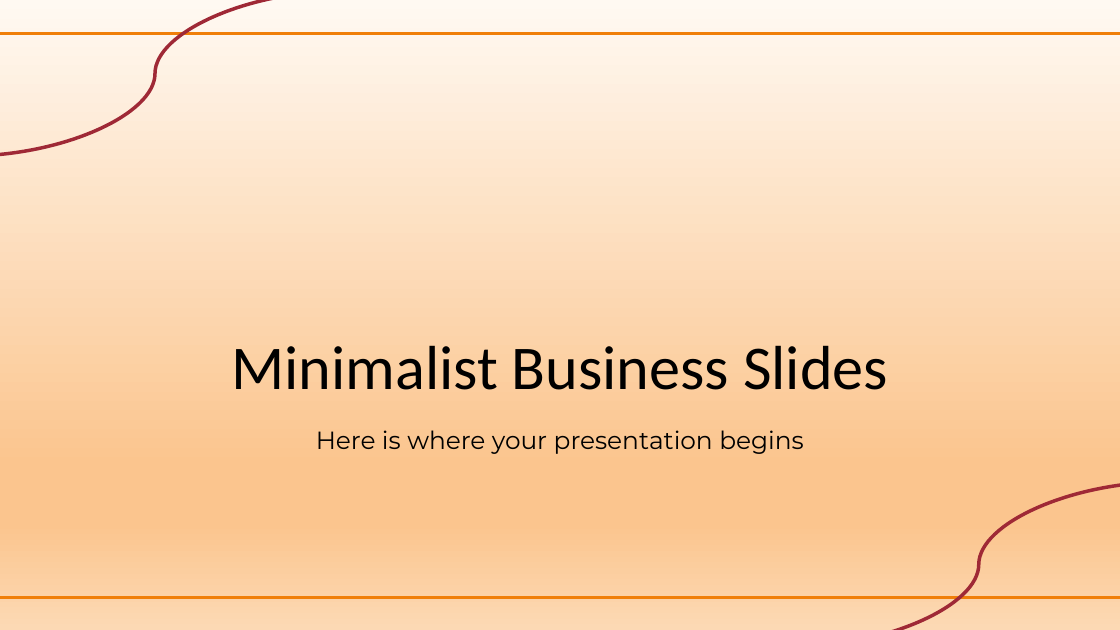
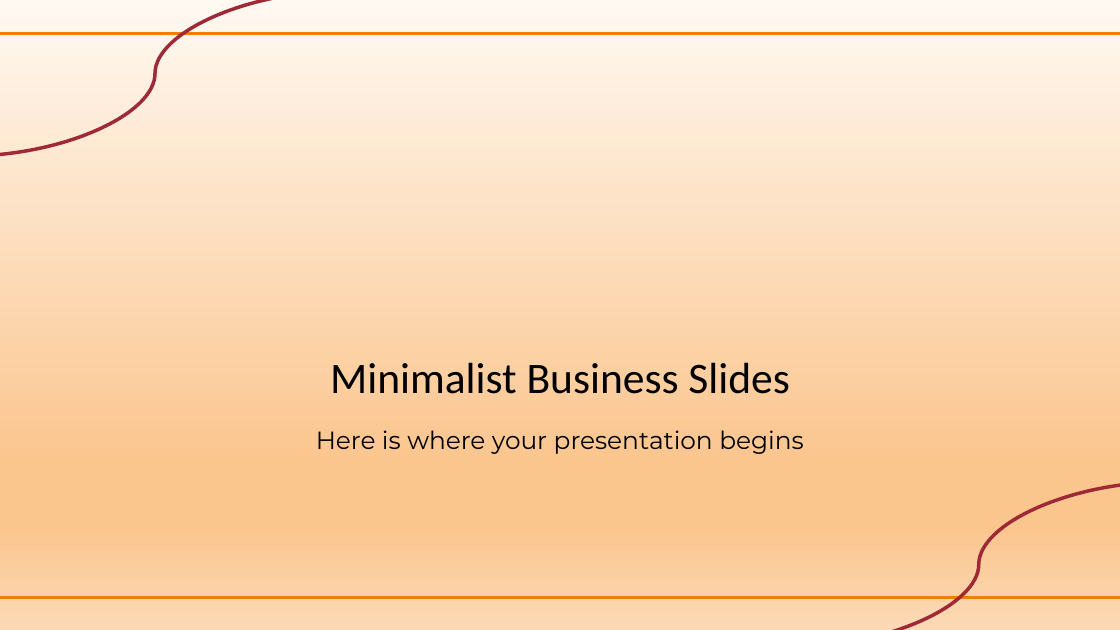
Before and after one commit to ninocam2680/slidegen-backend, a slide deck: slide 1 of templates/Minimalista.pptx. Drawn at 1120x630 pixels with LibreOffice and Linux fonts; fonts in the diff are those of the drawing. Boxes give left, top, right and bottom in pixels: in the first picture for what was removed or moved away, otherwise in the second. Text is boxed around its words. In the diff, an @@ line names an element or a change of style, - is before the commit and + after.

```diff
--- a/templates/Minimalista.pptx
+++ b/templates/Minimalista.pptx
@@ title "Minimalist Business Slides" at (330,362,789,394): size 40 to 28 pt @@
```
Also in this commit, not shown: 1 other slide changed, 4 other files.
